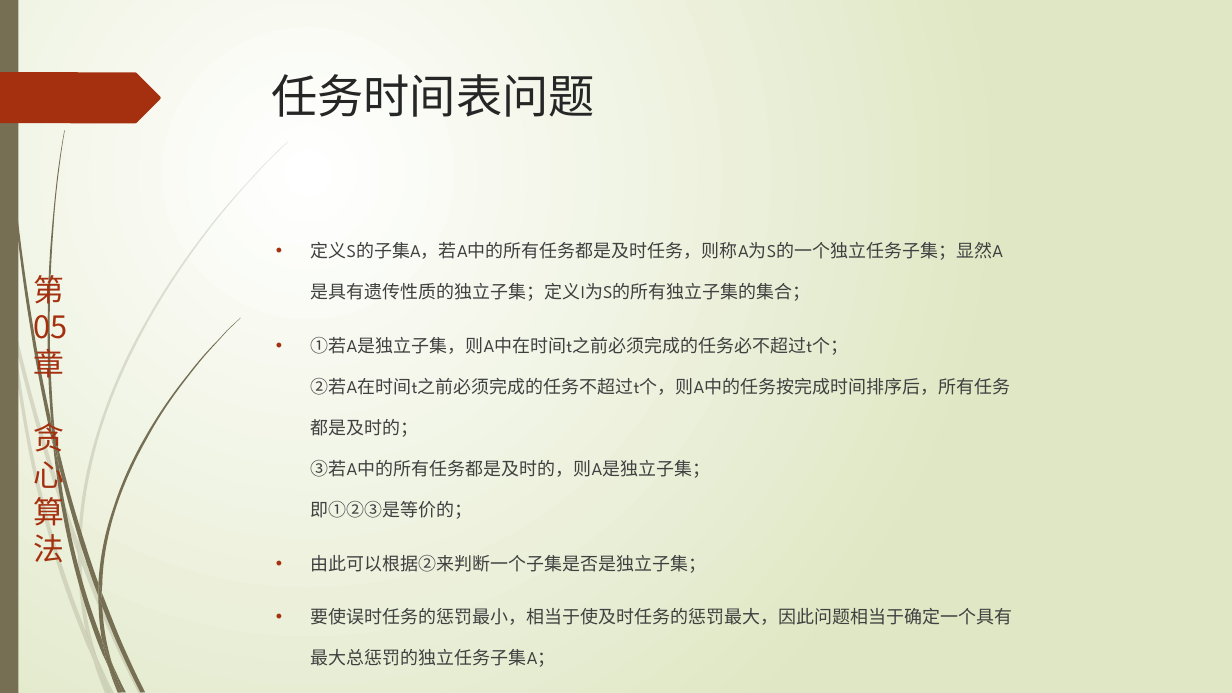
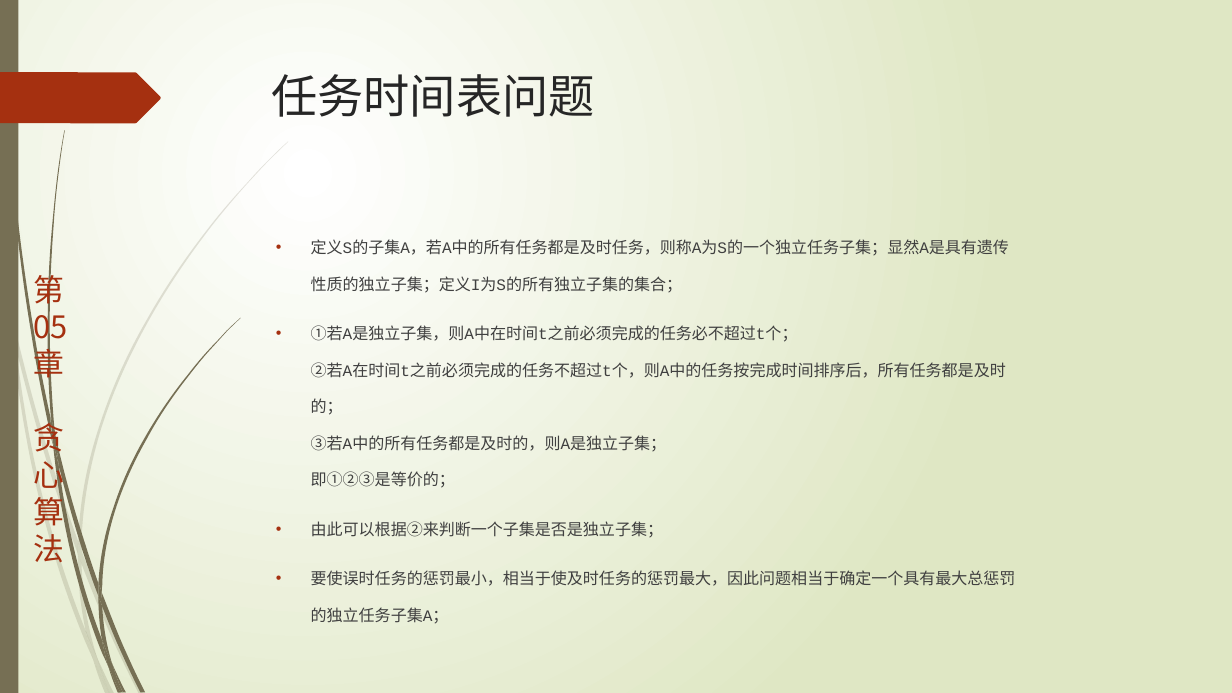
Before and after one commit to TeacherPeng/AlgorithmDesign, a slide deck: slide 22 of 教案/第05章.贪心算法.pptx. Drawn at 1232x693 pixels with LibreOffice and Linux fonts; fonts in the diff are those of the drawing. Boxes give left, top, right and bottom in pixels: in the first picture for what was removed or moved away, otherwise in the second. Text is boxed around its words. In the diff, an @@ line names an element or a change of style, - is before the commit and + after.

Commit message:
更新任务时间表代码和教案

```diff
--- a/教案/第05章.贪心算法.pptx
+++ b/教案/第05章.贪心算法.pptx
@@ text "定义S的子集A，若A中的所有任务都是及时任务，则称A为S的一个独立任务子集；显然A是具有遗传性质的独立子集；定义I为S的 ..." at (311,239,1016,624): size 14 to 12.5 pt, font League Spartan to Courier New @@
```
Also in this commit, not shown: 4 other slides changed, 1 slide added, 2 other files.
